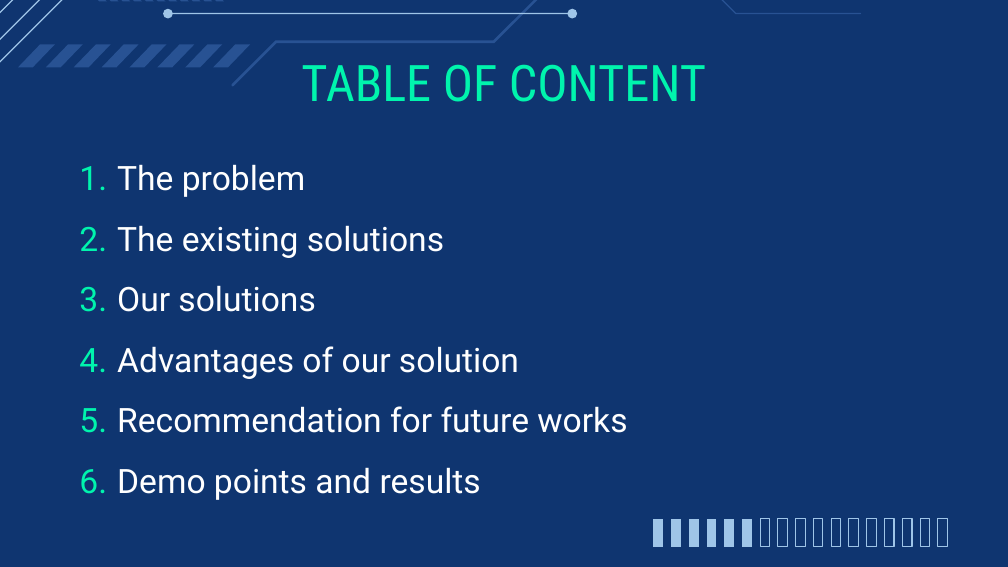
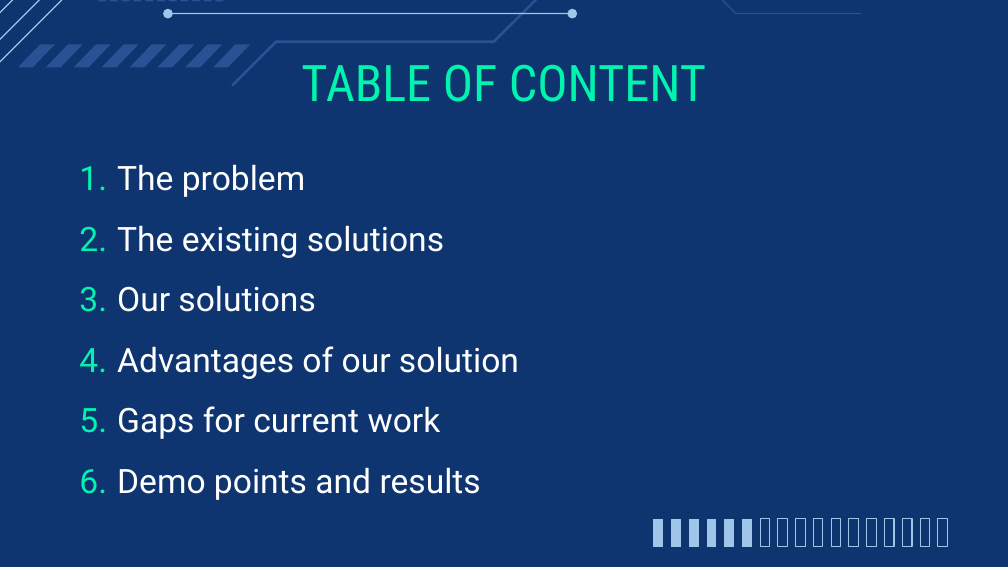
Before and after one commit to ITU-AI-ML-in-5G-Challenge/ITU-ML5G-PS-010-Team-Tech-Rangers, a slide deck: slide 2 of FGAN-I-298-R1.pptx. Drawn at 1008x567 pixels with LibreOffice and Linux fonts; fonts in the diff are those of the drawing. Boxes give left, top, right and bottom in pixels: in the first picture for what was removed or moved away, otherwise in the second. Text is boxed around its words. In the diff, an @@ line names an element or a change of style, - is before the commit and + after.

```diff
--- a/FGAN-I-298-R1.pptx
+++ b/FGAN-I-298-R1.pptx
@@ text at bbox=[117, 406, 441, 439]: text changed @@
-5. Recommendation for future works
+5. Gaps for current work
```
Also in this commit, not shown: 7 other slides changed.
